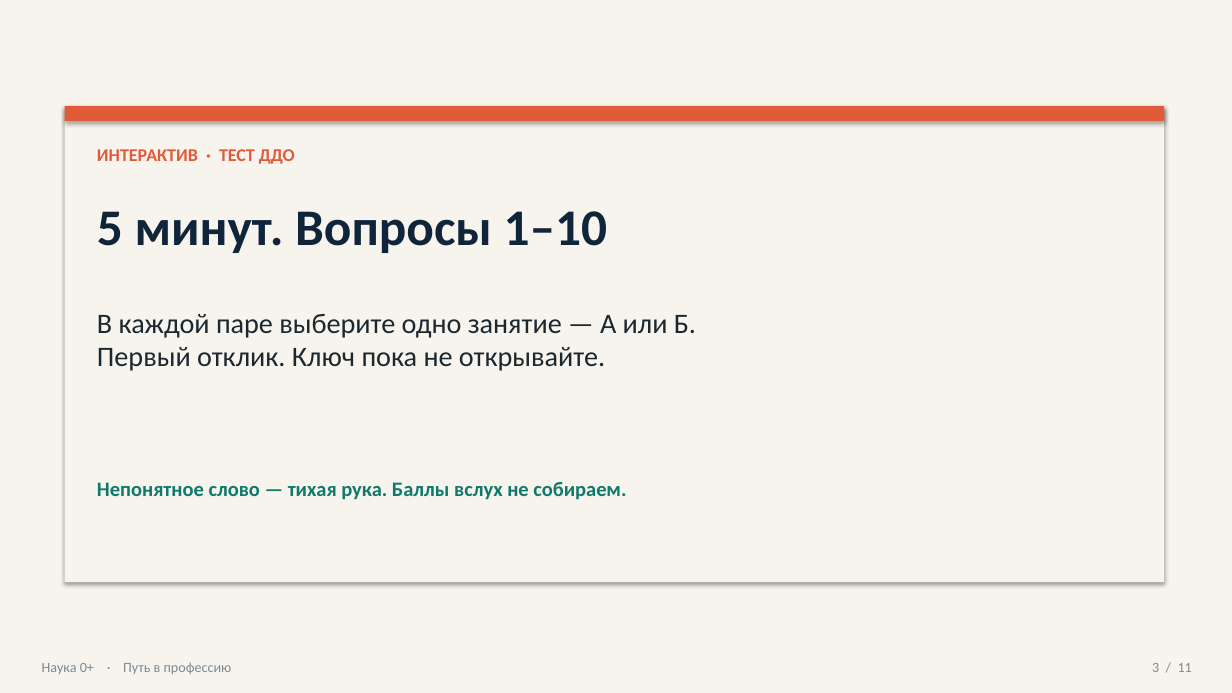
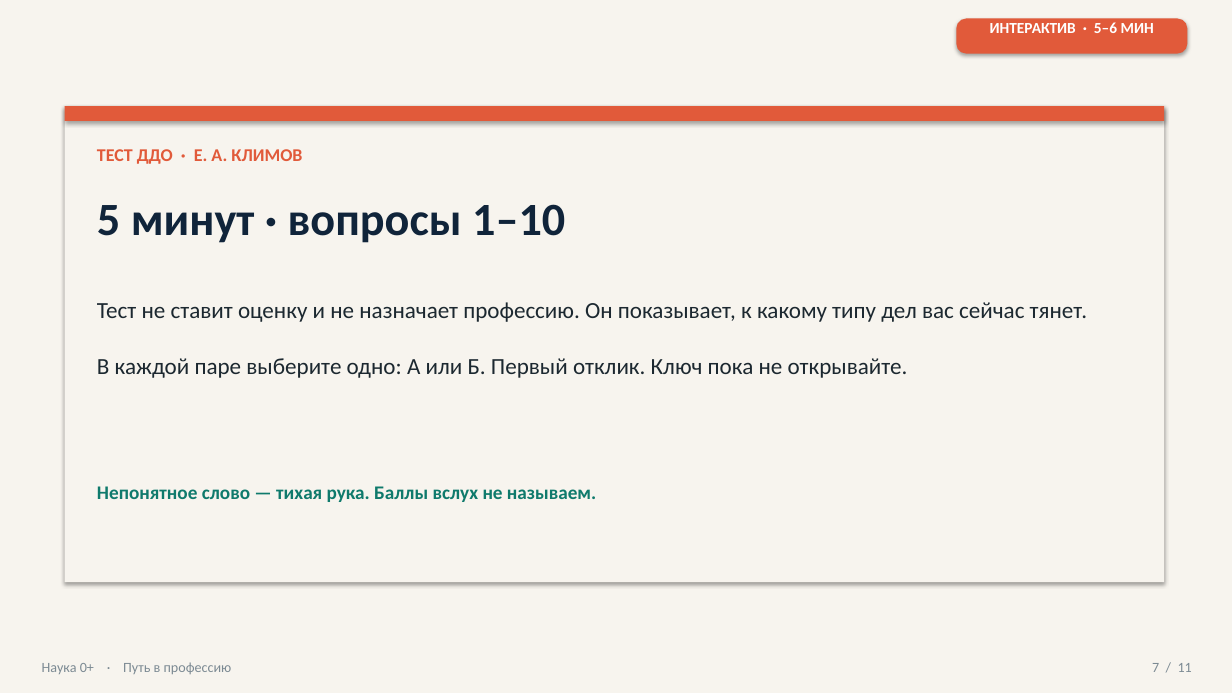
Before and after one commit to Sema917/-tourism, a slide deck: slide 7 of materials/Путь_в_профессию_презентация_20_минут.pptx (slide 3 before the commit). Drawn at 1232x693 pixels with LibreOffice and Linux fonts; fonts in the diff are those of the drawing; background and template pictures are left out. Boxes give left, top, right and bottom in pixels: in the first picture for what was removed or moved away, otherwise in the second. Text is boxed around its words. In the diff, an @@ line names an element or a change of style, - is before the commit and + after.

```diff
--- a/materials/Путь_в_профессию_презентация_20_минут.pptx
+++ b/materials/Путь_в_профессию_презентация_20_минут.pptx
@@ rounded rectangle added at box(957, 18, 1188, 54), fill #E15A3A @@
@@ text added at box(990, 22, 1154, 33), 12 pt, text #FFFFFF, bold @@
+ИНТЕРАКТИВ · 5–6 МИН
@@ text at box(97, 149, 302, 164): text changed @@
-ИНТЕРАКТИВ · ТЕСТ ДДО
+ТЕСТ ДДО · Е. А. КЛИМОВ
@@ text at box(97, 204, 565, 243): text changed; size 40 to 36 pt @@
-5 минут. Вопросы 1–10
+5 минут · вопросы 1–10
@@ text at box(97, 302, 1087, 378): text changed; size 22 to 18 pt @@
-В каждой паре выберите одно занятие — А или Б.
-Первый отклик. Ключ пока не открывайте.
+Тест не ставит оценку и не назначает профессию. Он показывает, к какому типу дел вас сейчас тянет.
+В каждой паре выберите одно: А или Б. Первый отклик. Ключ пока не открывайте.
@@ text at box(97, 486, 596, 502): text changed; size 16 to 15 pt @@
-Непонятное слово — тихая рука. Баллы вслух не собираем.
+Непонятное слово — тихая рука. Баллы вслух не называем.
@@ text at box(1152, 663, 1192, 672): text changed @@
-3 / 11
+7 / 11
```
Also in this commit, not shown: 6 other slides changed, 4 slides added, 4 slides removed, 9 other files.
